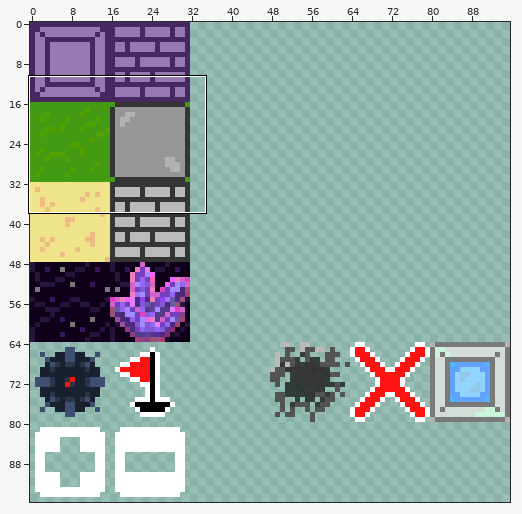
Sprite sheet: assets/sprites/tileset.png. The picture above shows the old version from afar; the outline marks the close-up.
Close-up. Old version:
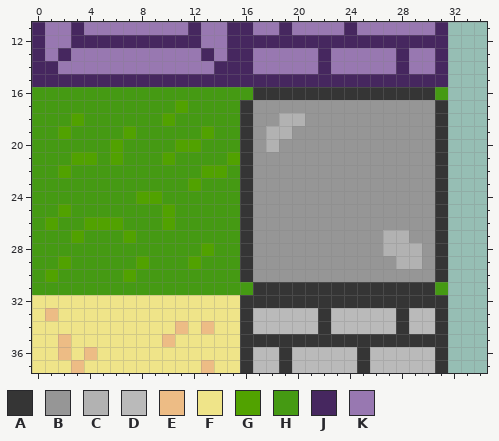
The file is 96x96 pixels. Colours within 5 levels of each other are drawn and written as one. Shown: x 0..34, y 11..37.
Palette (. is transparent): A #353535  B #969696  C #b2b2b2  D #bababa  E #edbc85  F #efe489  G #51a200  H #459a13  J #46275f  K #9878b1
The result:
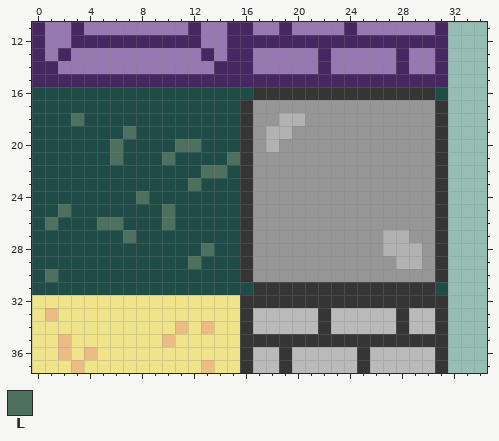
Colours new in this view: L #4e715f
The edit:
@@ palette @@
-H #459a13
+H #204c48
@@ x 0..17 @@
 16 HHHHHHHHHHHHHHHHHA
-17 HHHHHHHHHHHGHHHHAB
-18 HHHGHHHHHHGHHHHHAB
-19 HHGHHHHGHHHHHGHHAB
-20 HHHHHHGHHHHGGHHHAB
-21 HHHGGHGHHHGHHHHGAB
-22 HHGHHHHHHHHHHGGHAB
-23 HHHHHHHHHHHHGHHHAB
-24 HHHHHHHHGGHHHHHHAB
-25 HHGHHHHHHHGHHHHHAB
-26 HGHHGGGHHHGHHHHHAB
-27 HHHGHHHGHHHHHHHHAB
-28 HHHHHHHHHHHHHGHHAB
-29 HHGHHHHHGHHHGHHHAB
-30 HGHHHHHGHHHHHHHHAB
+17 HHHHHHHHHHHHHHHHAB
+18 HHHLHHHHHHHHHHHHAB
+19 HHHHHHHLHHHHHHHHAB
+20 HHHHHHLHHHHLLHHHAB
+21 HHHHHHLHHHLHHHHLAB
+22 HHHHHHHHHHHHHLLHAB
+23 HHHHHHHHHHHHLHHHAB
+24 HHHHHHHHLHHHHHHHAB
+25 HHLHHHHHHHLHHHHHAB
+26 HLHHHLLHHHLHHHHHAB
+27 HHHHHHHLHHHHHHHHAB
+28 HHHHHHHHHHHHHLHHAB
+29 HHHHHHHHHHHHLHHHAB
+30 HLHHHHHHHHHHHHHHAB
 31 HHHHHHHHHHHHHHHHHA
Pixel boxes of the changes (left, top, right, bottom) in both close-ups:
changed: (32, 87, 253, 295)
changed: (435, 87, 448, 100)
changed: (435, 282, 448, 295)
